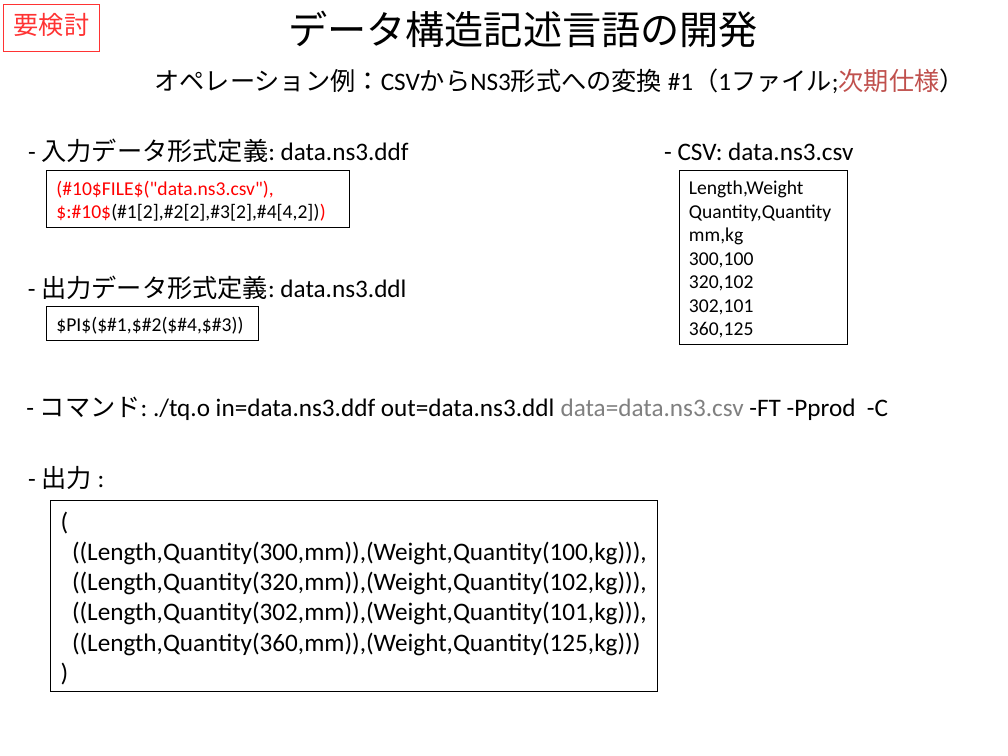
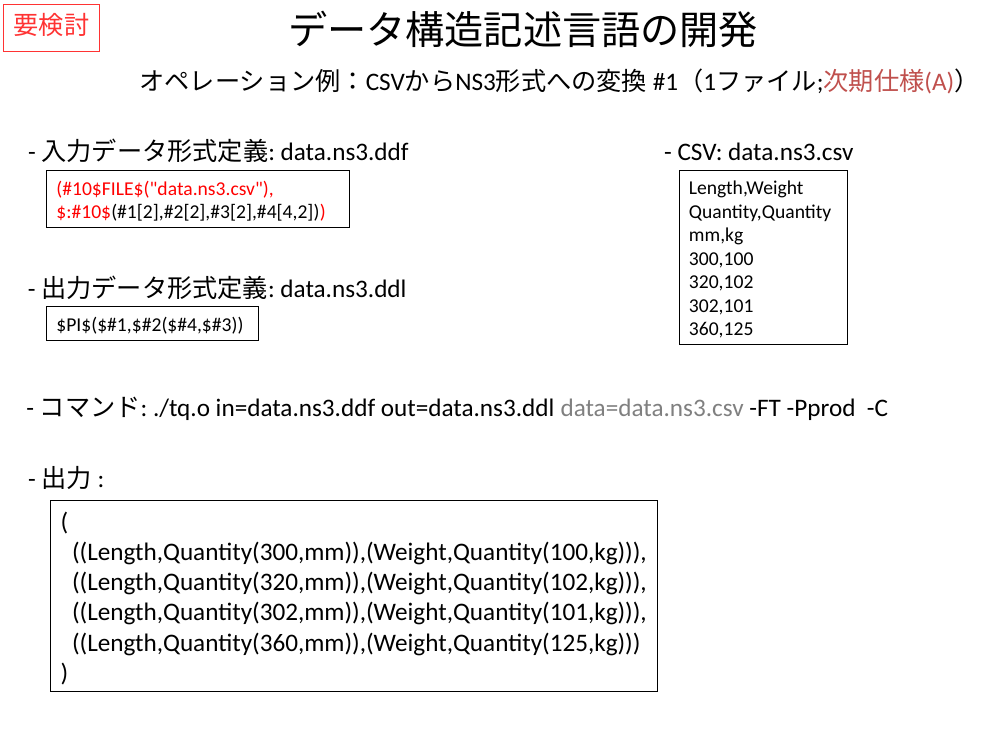
Before and after one commit to kouamano/RECURSIVE-SYSTEM, a slide deck: slide 7 of Document/tq_op_example.odp. Drawn at 1008x756 pixels with LibreOffice and Linux fonts; fonts in the diff are those of the drawing. Boxes give left, top, right and bottom in pixels: in the first picture for what was removed or moved away, otherwise in the second. Text is boxed around its words. In the diff, an @@ line names an element or a change of style, - is before the commit and + after.

```diff
--- a/Document/tq_op_example.odp
+++ b/Document/tq_op_example.odp
@@ text at [140, 68, 980, 94]: text changed @@
-オペレーション例：CSVからNS3形式への変換 #1（1ファイル;次期仕様）
+オペレーション例：CSVからNS3形式への変換 #1（1ファイル;次期仕様(A)）
```
Also in this commit, not shown: 3 other slides changed, 1 other file.
